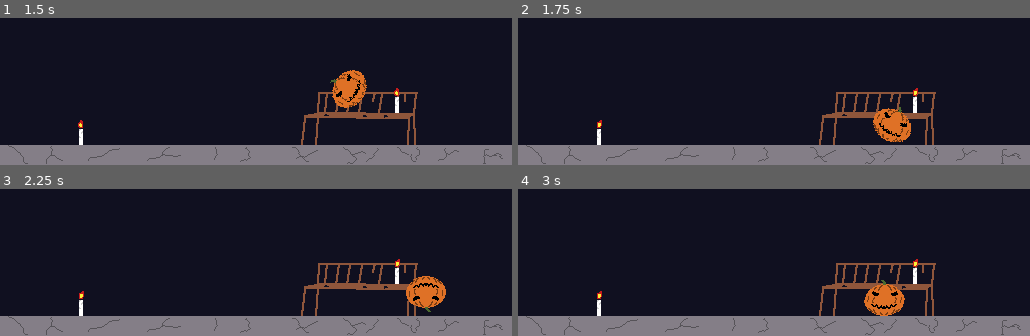
Above: before the commit, frames 1-4 (two rows, left to right).
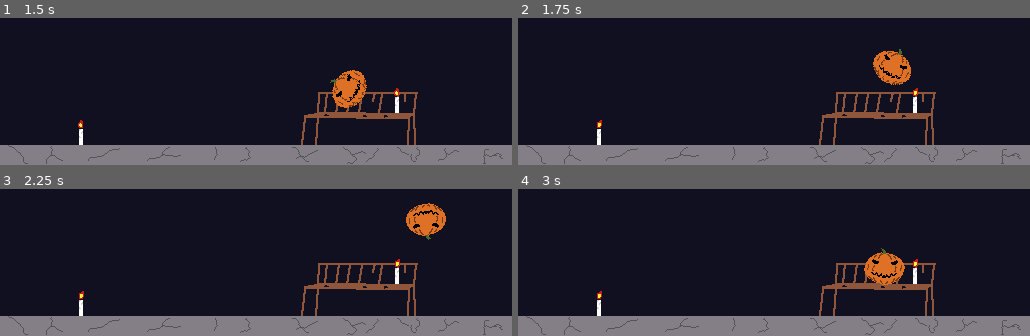
Above: after the commit, the same moments.

Repository: PietroCarrara/trijam-143
Game: Godot game, scene res://scenes/MainScene.tscn
The game is run twice, just before and just after one commit, with the same random seed, the same clock (stepped at 60 frames per second) and the same inputs.
Inputs:
- Up to frame 1 (1.5 s): hold Space (fix) 0.53-1.28 s; hold Right (right) from 0.53 s (still down); tap Up (jump) at 0.77 s; tap Space (fix) at 1.35 s
- Up to frame 2 (1.75 s): keep holding Right (right); tap Up (jump) at 1.52 s
- Up to frame 3 (2.25 s): release Right (right) at 2.03 s; hold Left (left) from 2.03 s (still down); hold Space (fix) from 2.03 s (still down)
- Up to frame 4 (3 s): release Left (left) at 2.78 s; release Space (fix) at 2.78 s; hold Right (right) from 2.78 s (still down); tap Space (fix) at 2.85 s

Frame 1 is identical in both runs. In frame 2, 2.7% of the frame differs, in the area x 69-77%, y 21-85%; in frame 3, 2.7%, in the area x 79-88%, y 9-84%; in frame 4, 2.6%.

Commit message:
Add bench collider

Diff:
--- a/scenes/MainScene.tscn
+++ b/scenes/MainScene.tscn
@@ -8,12 +8,18 @@
 [sub_resource type="RectangleShape2D" id=1]
 extents = Vector2( 270.107, 10 )
 
+[sub_resource type="RectangleShape2D" id=2]
+extents = Vector2( 52.2704, 1.70972 )
+
 [node name="Node2D" type="Node2D"]
 script = ExtResource( 3 )
 
-[node name="Sprite" type="Sprite" parent="."]
+[node name="Background" type="Sprite" parent="."]
 position = Vector2( 256, 150 )
 texture = ExtResource( 4 )
+__meta__ = {
+"_edit_lock_": true
+}
 
 [node name="Player" parent="." instance=ExtResource( 1 )]
 position = Vector2( 245.244, 259.421 )
@@ -31,6 +37,15 @@
 "_edit_lock_": true
 }
 
+[node name="Bench" type="StaticBody2D" parent="."]
+position = Vector2( 358.278, 250.106 )
+__meta__ = {
+"_edit_group_": true
+}
+
+[node name="CollisionShape2D" type="CollisionShape2D" parent="Bench"]
+shape = SubResource( 2 )
+
 [node name="Candle" parent="." groups=[
 "Candles",
 ] instance=ExtResource( 2 )]
Not shown: 1 places in scenes/MainScene.tscn that only renumber resources
